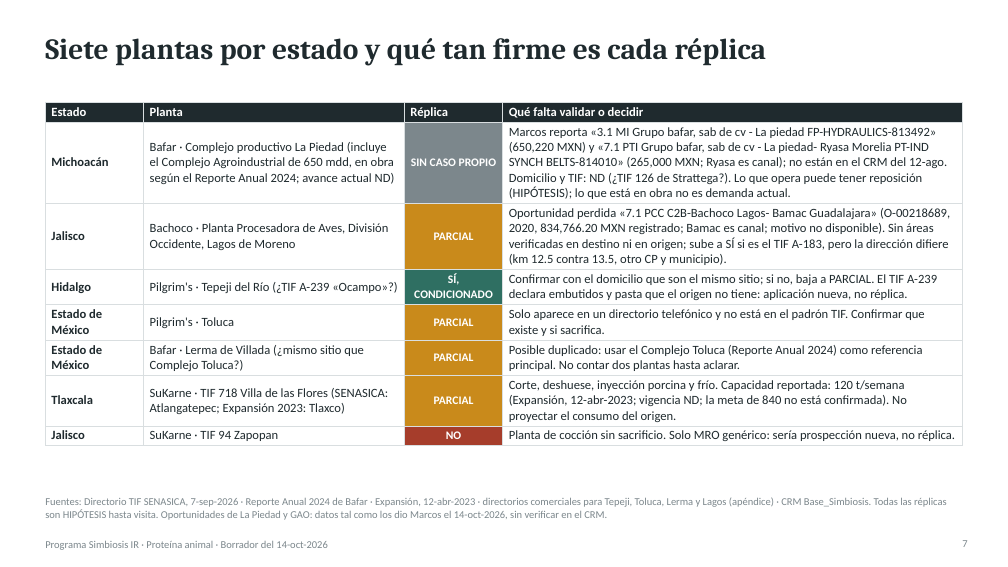
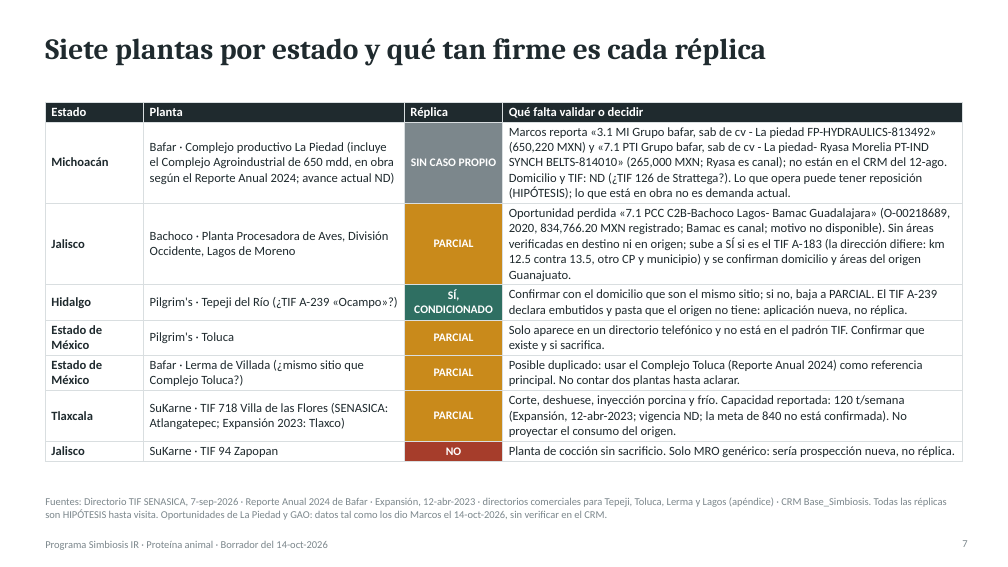
Before and after one commit to Marckqalex/Simbiosis-IR, a slide deck: slide 7 of entregables/Simbiosis_IR_Proteina_Animal_Entregable1.pptx. Drawn at 1008x567 pixels with LibreOffice and Linux fonts; fonts in the diff are those of the drawing. Boxes give left, top, right and bottom in pixels: in the first picture for what was removed or moved away, otherwise in the second. Text is boxed around its words. In the diff, an @@ line names an element or a change of style, - is before the commit and + after.

```diff
--- a/entregables/Simbiosis_IR_Proteina_Animal_Entregable1.pptx
+++ b/entregables/Simbiosis_IR_Proteina_Animal_Entregable1.pptx
@@ table at [45,102,963,461] @@
-row 3, column 4: Oportunidad perdida «7.1 PCC C2B-Bachoco Lagos- Bamac Guadalajara» (O-00218689, 2020, 834,766.20 MXN registrado; Bamac es canal; motivo no disponible). Sin áreas verificadas en destino ni en origen; sube a SÍ si es el TIF A-183, pero la dirección difiere (km 12.5 contra 13.5, otro CP y municipio).
+row 3, column 4: Oportunidad perdida «7.1 PCC C2B-Bachoco Lagos- Bamac Guadalajara» (O-00218689, 2020, 834,766.20 MXN registrado; Bamac es canal; motivo no disponible). Sin áreas verificadas en destino ni en origen; sube a SÍ si es el TIF A-183 (la dirección difiere: km 12.5 contra 13.5, otro CP y municipio) y se confirman domicilio y áreas del origen Guanajuato.
```
Also in this commit, not shown: 5 other slides changed, 4 other files.
